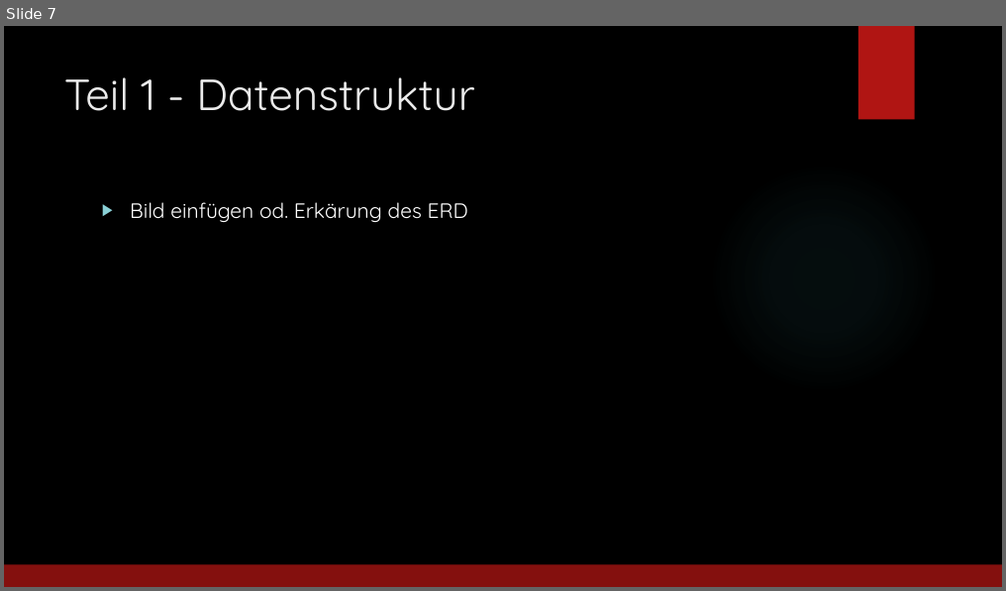
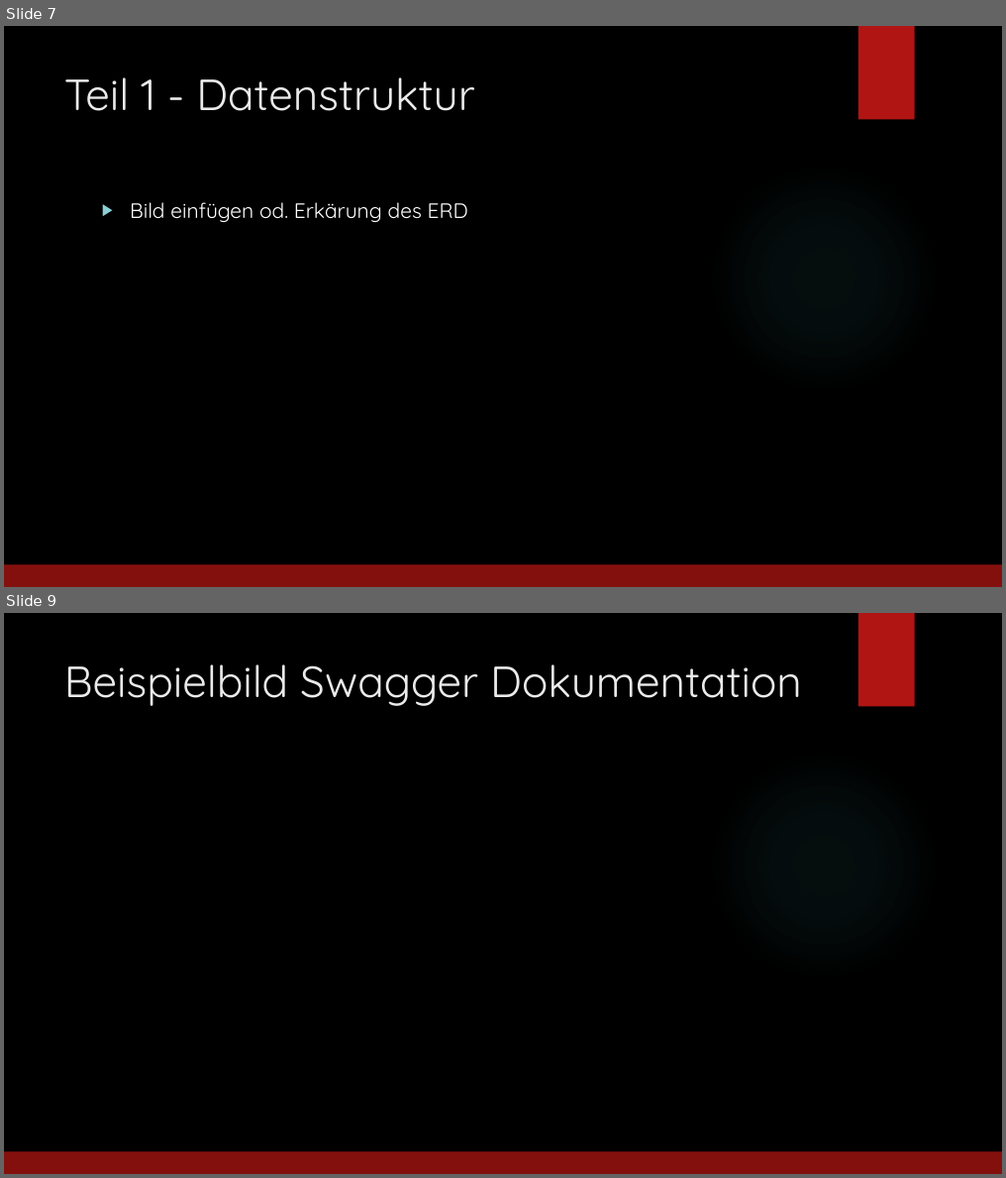
Before and after one commit to jfuerlinger/htl-da-2021_22-feedback-app, a slide deck: Praesentation/Praesentation_Diplomarbeit_FeedbackApp.pptx. Shown one above the other, each under a label of ours: slide 7 before the commit, slides 7 and 9 after it; the slides between them are not shown. The pictures are 1006x591 and 1006x1178 pixels, drawn with LibreOffice and Linux fonts; fonts in the diff are those of the drawing; background and template pictures are left out. Boxes give left, top, right and bottom in pixels: in the first picture for what was removed or moved away, otherwise in the second. Text is boxed around its words. In the diff, an @@ line names an element or a change of style, - is before the commit and + after.

```diff
--- a/Praesentation/Praesentation_Diplomarbeit_FeedbackApp.pptx
+++ b/Praesentation/Praesentation_Diplomarbeit_FeedbackApp.pptx
@@ slide 9 added at (4,613,1002,1174), background picture (left out); not listed: 3 template elements that a slide beside it also shows @@
@@ title added at (64,664,802,706), 42 pt, text #EBEBEB @@
+Beispielbild Swagger Dokumentation
```
Also in this commit, not shown: 5 slides changed, 1 other slide added.
